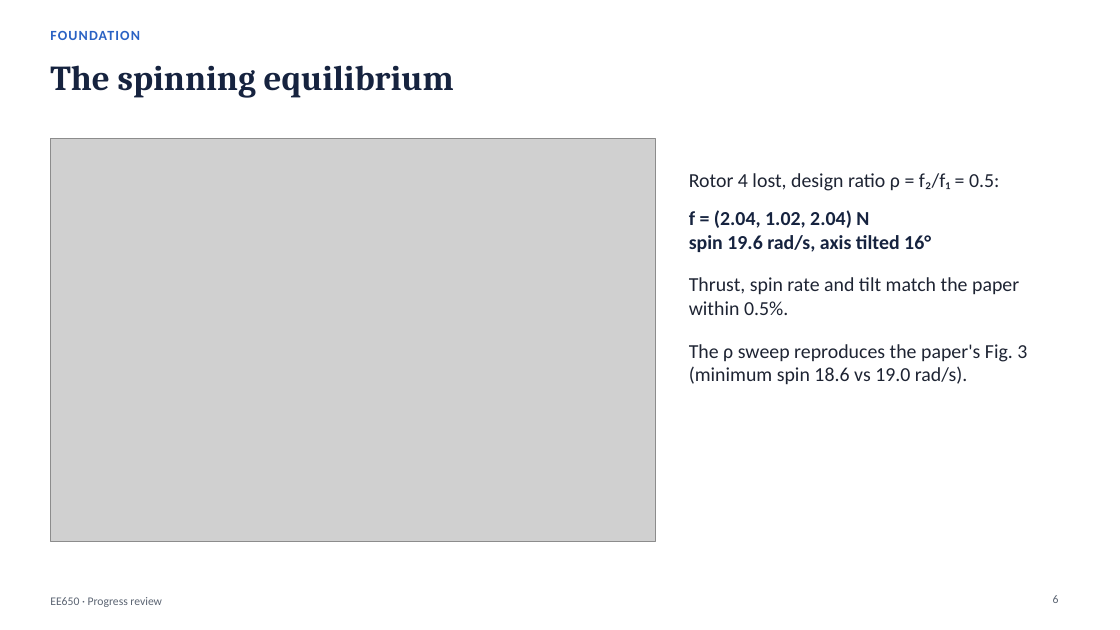
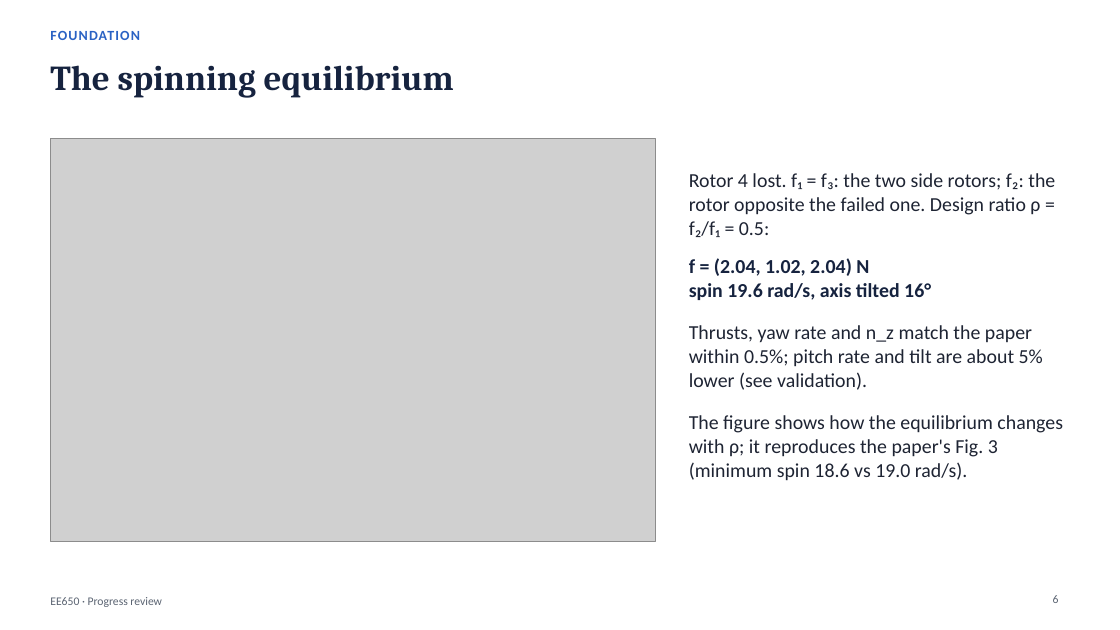
Before and after one commit to pranshuk22/quadrotor-rotor-loss-recovery, a slide deck: slide 6 of docs/deck/progress-review.pptx. Drawn at 1120x630 pixels with LibreOffice and Linux fonts; fonts in the diff are those of the drawing; grey boxes stand for pictures. Boxes give left, top, right and bottom in pixels: in the first picture for what was removed or moved away, otherwise in the second. Text is boxed around its words. In the diff, an @@ line names an element or a change of style, - is before the commit and + after.

```diff
--- a/docs/deck/progress-review.pptx
+++ b/docs/deck/progress-review.pptx
@@ text at (689,173,1055,237): text changed @@
-Rotor 4 lost, design ratio ρ = f₂/f₁ = 0.5:
+Rotor 4 lost. f₁ = f₃: the two side rotors; f₂: the rotor opposite the failed one. Design ratio ρ = f₂/f₁ = 0.5:
@@ text at (689,325,1063,481): text changed @@
-Thrust, spin rate and tilt match the paper within 0.5%.
-The ρ sweep reproduces the paper's Fig. 3 (minimum spin 18.6 vs 19.0 rad/s).
+Thrusts, yaw rate and n_z match the paper within 0.5%; pitch rate and tilt are about 5% lower (see validation).
+The figure shows how the equilibrium changes with ρ; it reproduces the paper's Fig. 3 (minimum spin 18.6 vs 19.0 rad/s).
```
Also in this commit, not shown: 12 other slides changed, 3 slides added, 6 slides removed, 6 other files.
